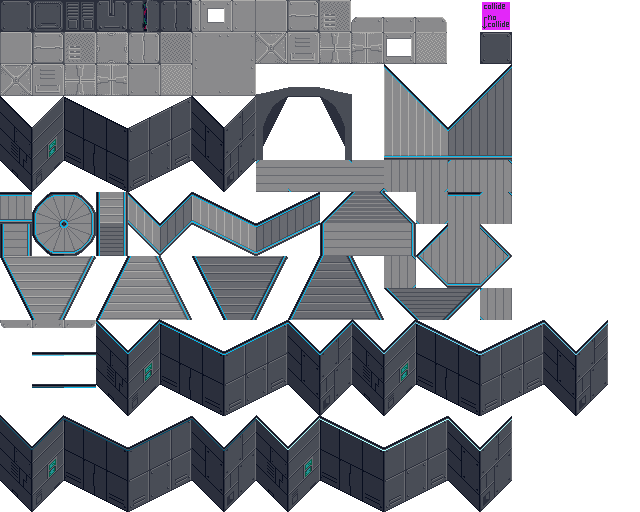
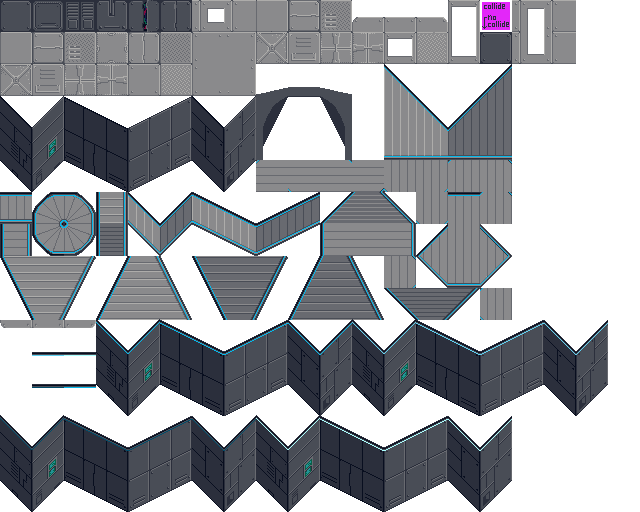
Before/after of a w=640, h=512 layered artwork. What changed in the layer stack:
painted on "rc3-mullana-floor-wall_windows.png" over (x1=255, y1=0, x2=576, y2=64)
